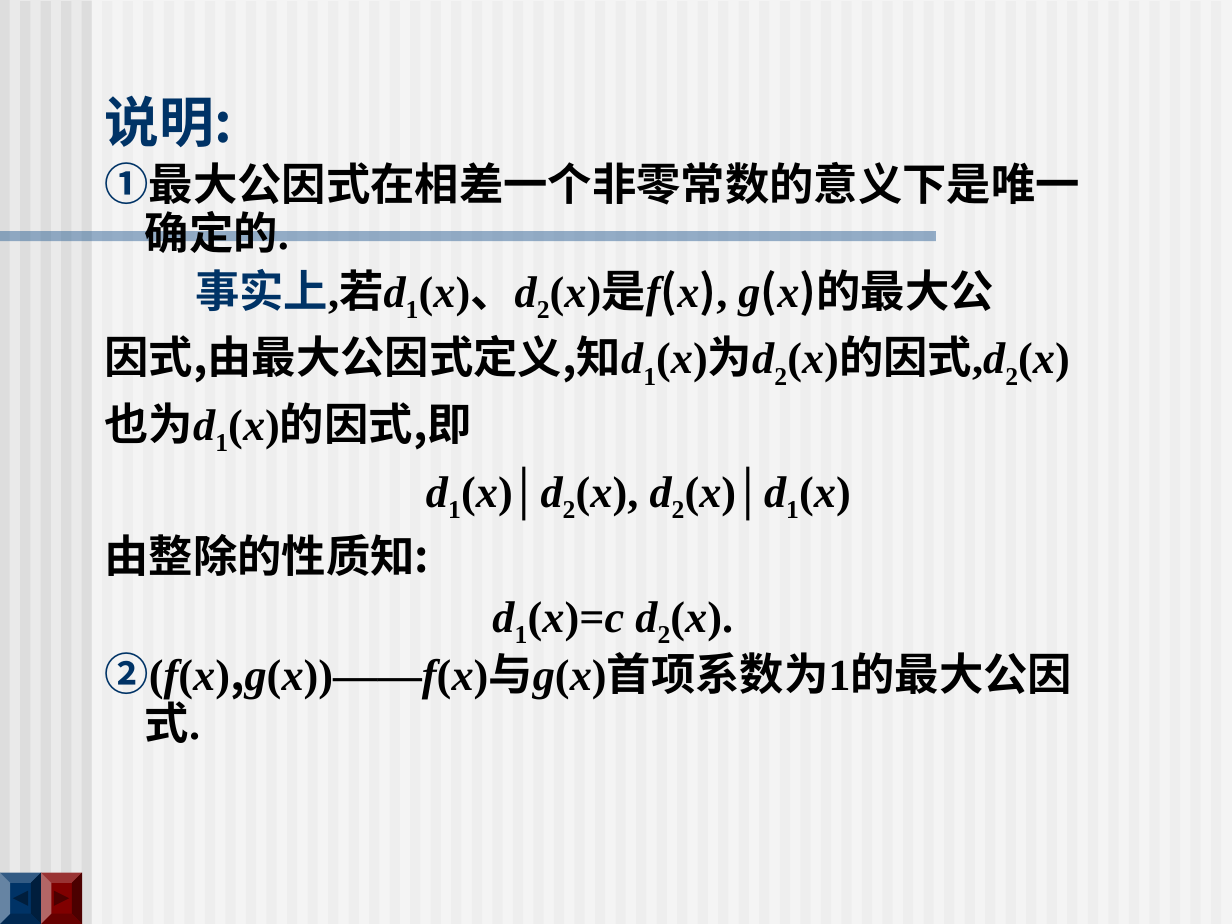
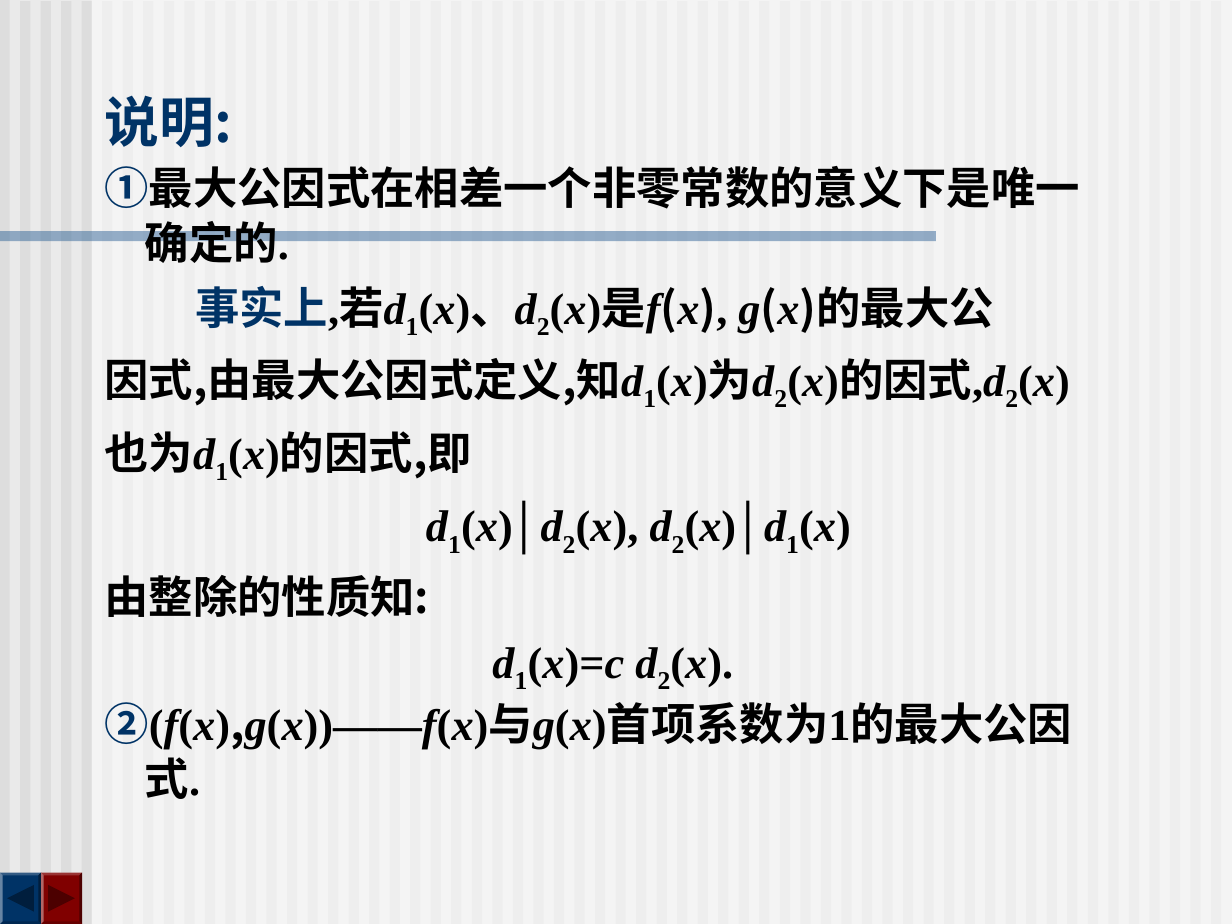
Before and after one commit to zhangbiaomath/zhangbiaomath.github.io, a slide deck: slide 39 of teaching/gaodai/课件/第1章-多项式.ppt. Drawn at 1232x924 pixels with LibreOffice and Linux fonts; fonts in the diff are those of the drawing. Boxes give left, top, right and bottom in pixels: in the first picture for what was removed or moved away, otherwise in the second. Text is boxed around its words. In the diff, an @@ line names an element or a change of style, - is before the commit and + after.

```diff
--- a/teaching/gaodai/课件/第1章-多项式.ppt
+++ b/teaching/gaodai/课件/第1章-多项式.ppt
@@ text "①最大公因式在相差一个非零常数的意义下是唯一" at bbox=[104, 166, 1079, 799]: line spacing 0.7 to 0.8; line spacing 1.1 to 1.2 @@
@@ freeform shape at bbox=[0, 872, 41, 924]: outline redrawn @@
@@ freeform shape at bbox=[41, 872, 81, 924]: outline redrawn @@
```
Also in this commit, not shown: 121 other slides changed, 13 other files.
